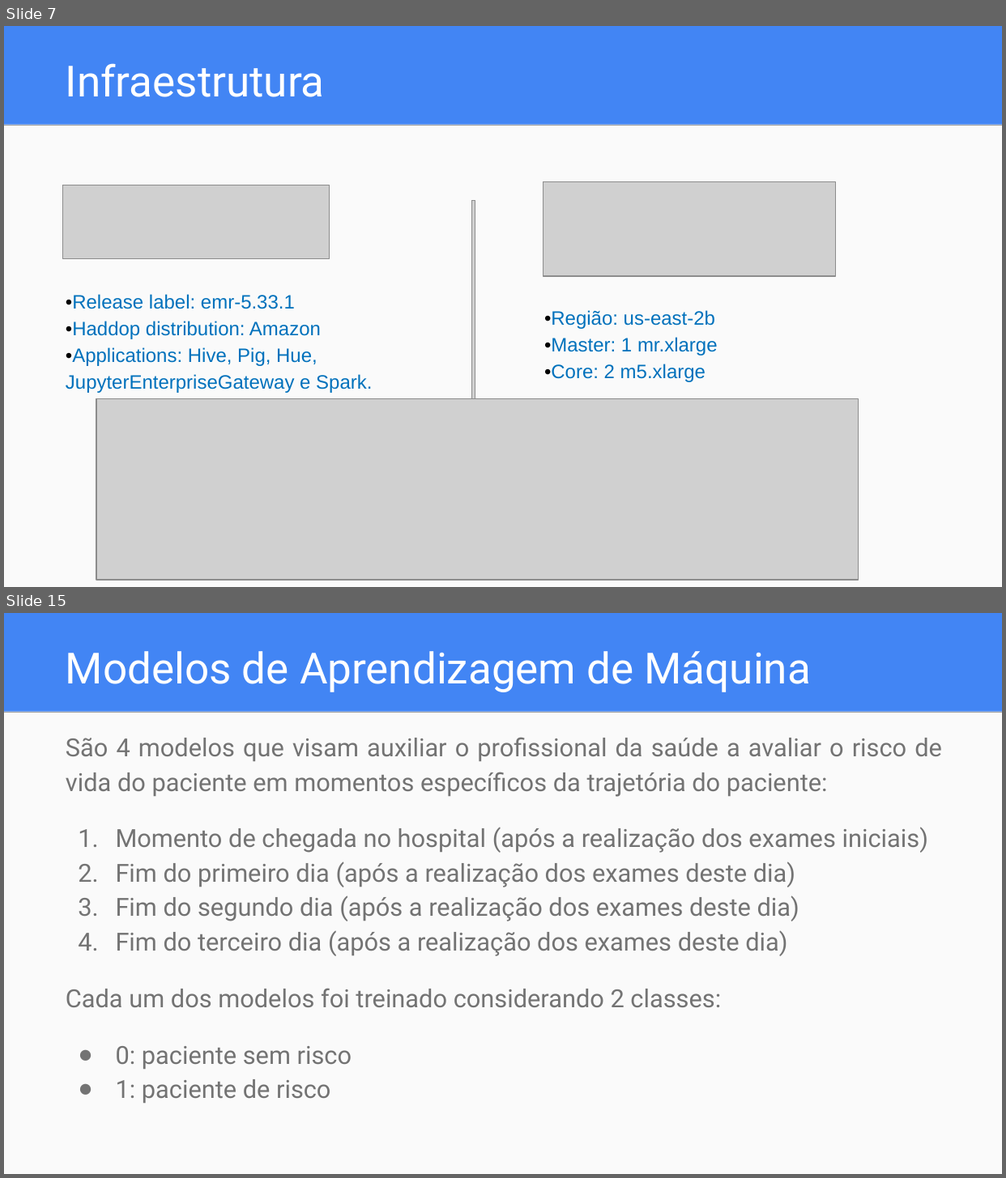
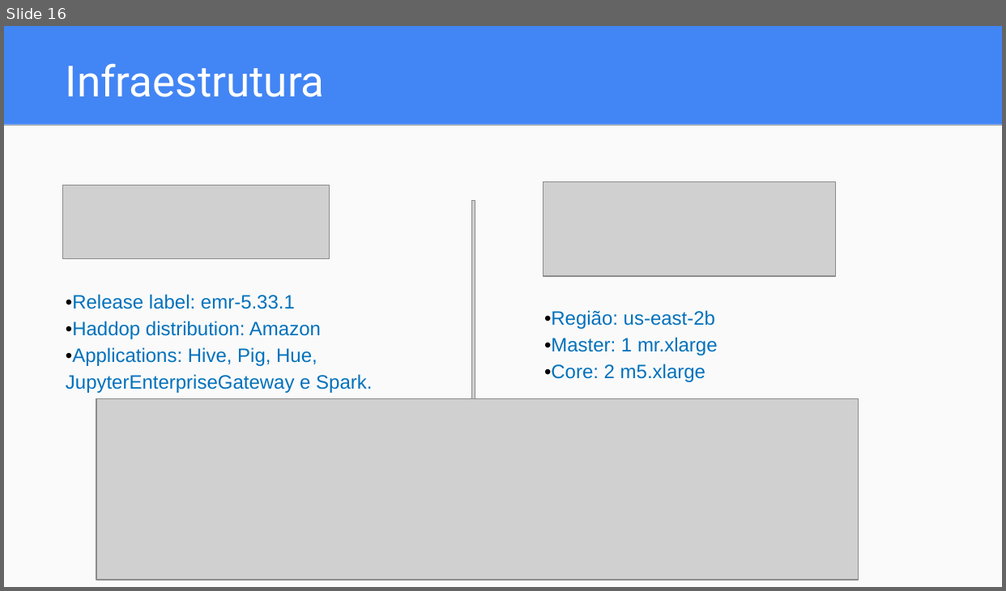
Before and after one commit to dwelcaslu/IFSP-Projeto-Interdisciplinar-2021.02, a slide deck: reports/Apresentação - Projeto Interdisciplinar.pptx. Shown one above the other, each under a label of ours: slides 7 and 15 before the commit, slide 16 after it; the slides between them are not shown. The pictures are 1006x1178 and 1006x591 pixels, drawn with LibreOffice and Linux fonts; fonts in the diff are those of the drawing; grey boxes stand for pictures. Boxes give left, top, right and bottom in pixels: in the first picture for what was removed or moved away, otherwise in the second. Text is boxed around its words. In the diff, an @@ line names an element or a change of style, - is before the commit and + after.

```diff
--- a/reports/Apresentação - Projeto Interdisciplinar.pptx
+++ b/reports/Apresentação - Projeto Interdisciplinar.pptx
@@ slide 15 removed at box(4, 613, 1002, 1174), background #4285F4; not listed: 2 template elements that a slide beside it also shows @@
@@ title removed at box(66, 651, 811, 692) @@
-Modelos de Aprendizagem de Máquina
@@ text removed at box(66, 737, 942, 1103) @@
-São 4 modelos que visam auxiliar o profissional da saúde a avaliar o risco de vida do paciente em momentos específicos da trajetória do paciente:
-1. Momento de chegada no hospital (após a realização dos exames iniciais)
-2. Fim do primeiro dia (após a realização dos exames deste dia)
-3. Fim do segundo dia (após a realização dos exames deste dia)
-4. Fim do terceiro dia (após a realização dos exames deste dia)
-Cada um dos modelos foi treinado considerando 2 classes:
-● 0: paciente sem risco
-● 1: paciente de risco
@@ what was slide 7 is now slide 16 @@
```
Also in this commit, not shown: 9 slides changed, 15 slides added, 8 other slides removed, 2 other files.
